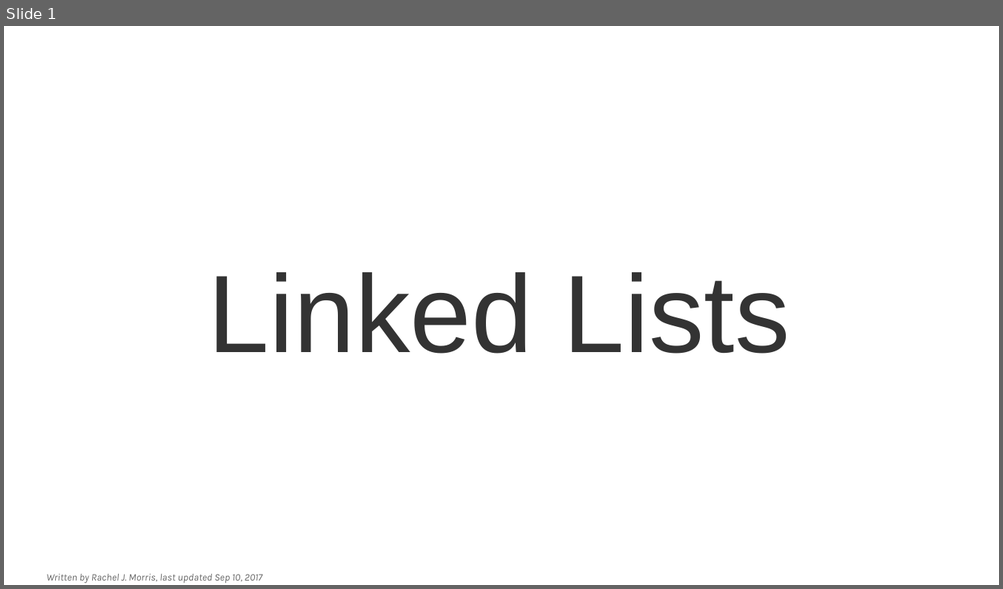
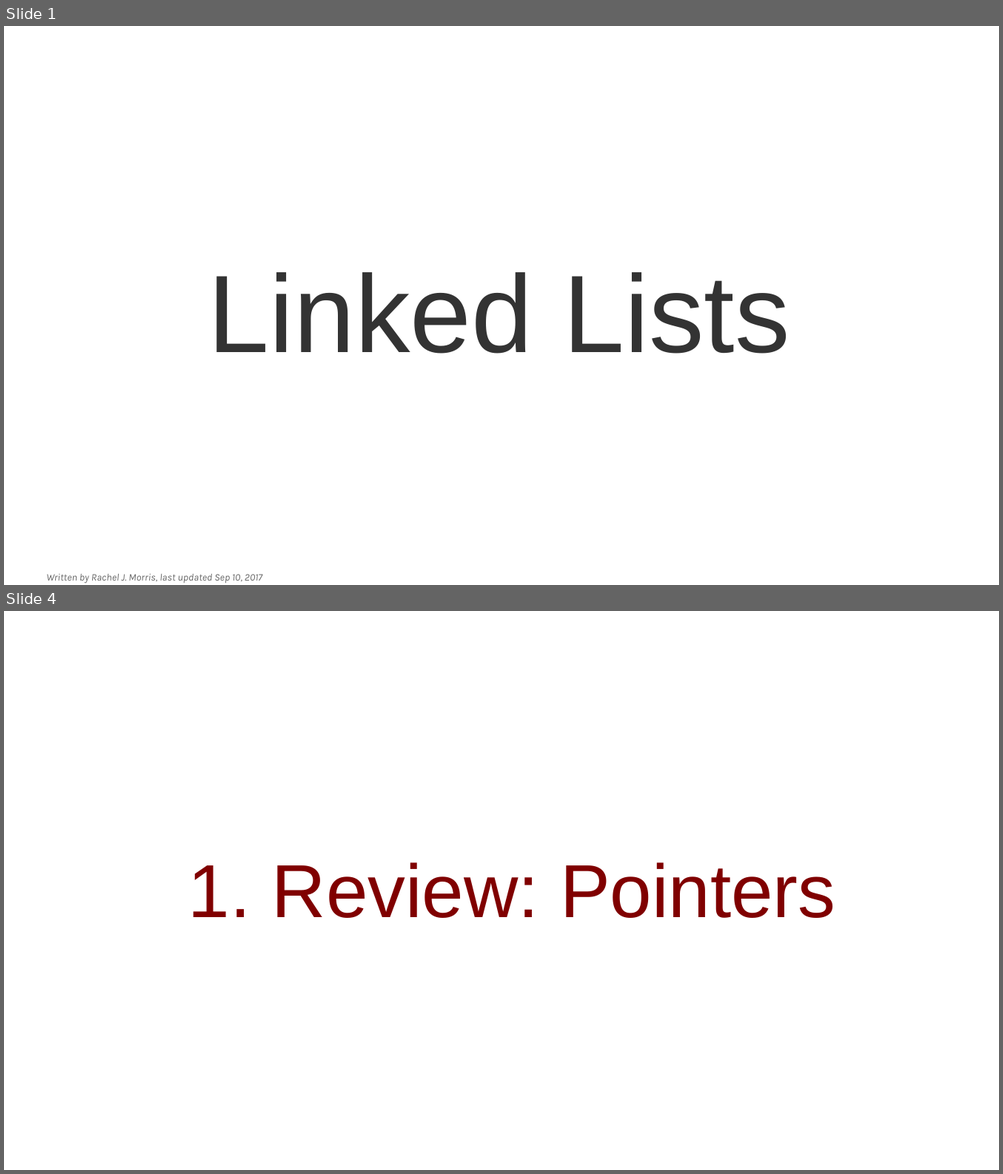
Before and after one commit to mariamhabib/CS250-Data-Structures, a slide deck: Lectures/7_Linked_Lists.odp. Shown one above the other, each under a label of ours: slide 1 before the commit, slides 1 and 4 after it; the slides between them are not shown. The pictures are 1003x589 and 1003x1174 pixels, drawn with LibreOffice and Linux fonts; fonts in the diff are those of the drawing; background and template pictures are left out. Boxes give left, top, right and bottom in pixels: in the first picture for what was removed or moved away, otherwise in the second. Text is boxed around its words. In the diff, an @@ line names an element or a change of style, - is before the commit and + after.

```diff
--- a/Lectures/7_Linked_Lists.odp
+++ b/Lectures/7_Linked_Lists.odp
@@ slide 4 added at [4, 611, 999, 1170], background picture (left out) @@
@@ title added at [188, 863, 835, 918], 60 pt, text #800000 @@
+1. Review: Pointers
```
Also in this commit, not shown: 1 slide changed, 38 other slides added, 2 slides removed.
